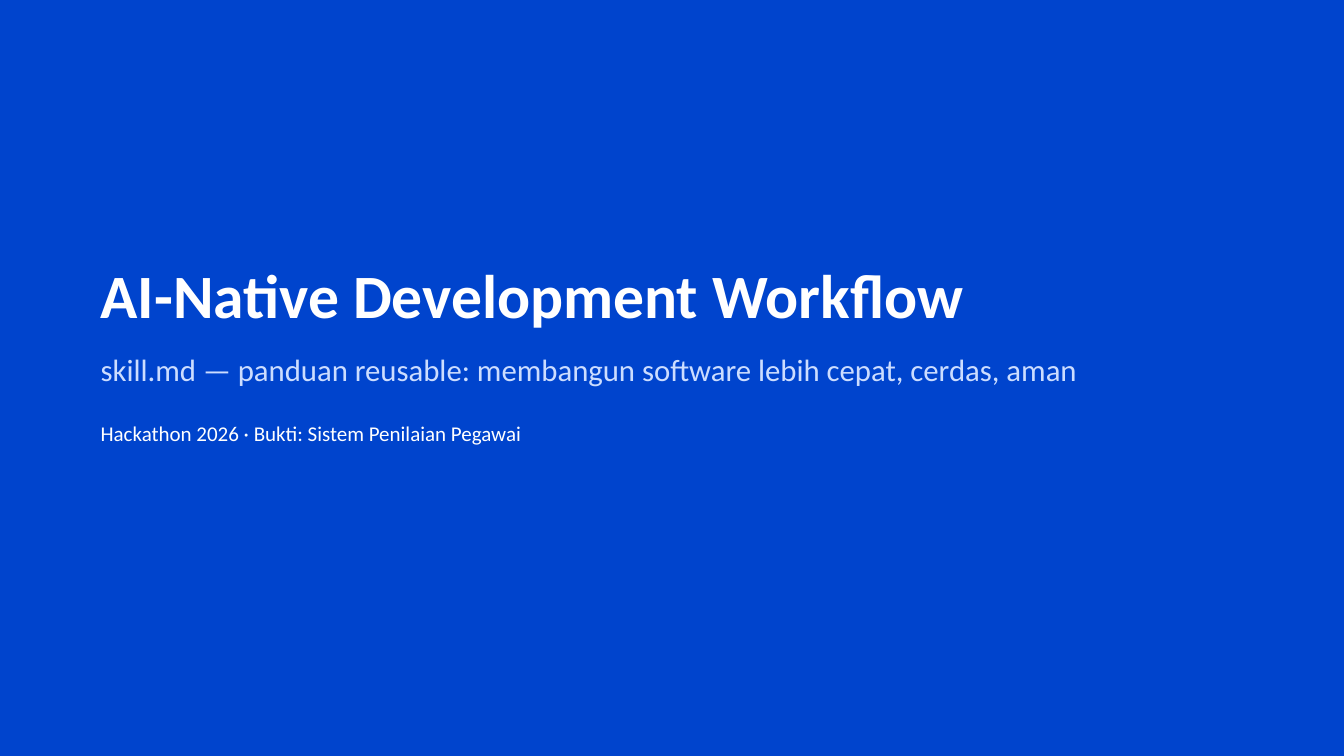
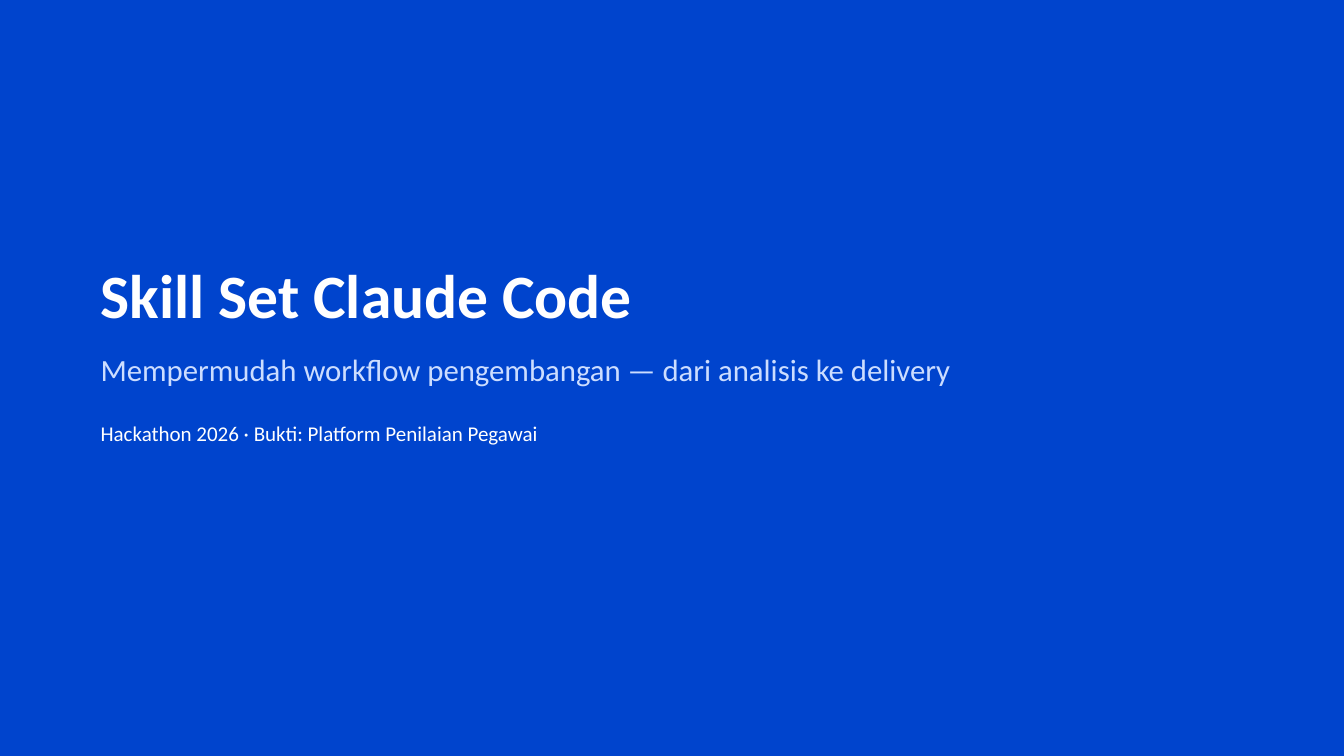
Before and after one commit to dhenta312/hackathon-appraisal, a slide deck: slide 1 of Presentasi-Penilaian-Kinerja.pptx. Drawn at 1344x756 pixels with LibreOffice and Linux fonts; fonts in the diff are those of the drawing. Boxes give left, top, right and bottom in pixels: in the first picture for what was removed or moved away, otherwise in the second. Text is boxed around its words. In the diff, an @@ line names an element or a change of style, - is before the commit and + after.

```diff
--- a/Presentasi-Penilaian-Kinerja.pptx
+++ b/Presentasi-Penilaian-Kinerja.pptx
@@ text at bbox=[101, 274, 950, 445]: text changed @@
-AI-Native Development Workflow
-skill.md — panduan reusable: membangun software lebih cepat, cerdas, aman
-Hackathon 2026 · Bukti: Sistem Penilaian Pegawai
+Skill Set Claude Code
+Mempermudah workflow pengembangan — dari analisis ke delivery
+Hackathon 2026 · Bukti: Platform Penilaian Pegawai
```
Also in this commit, not shown: 4 other slides changed, 5 slides added, 5 slides removed, 1 other file.
